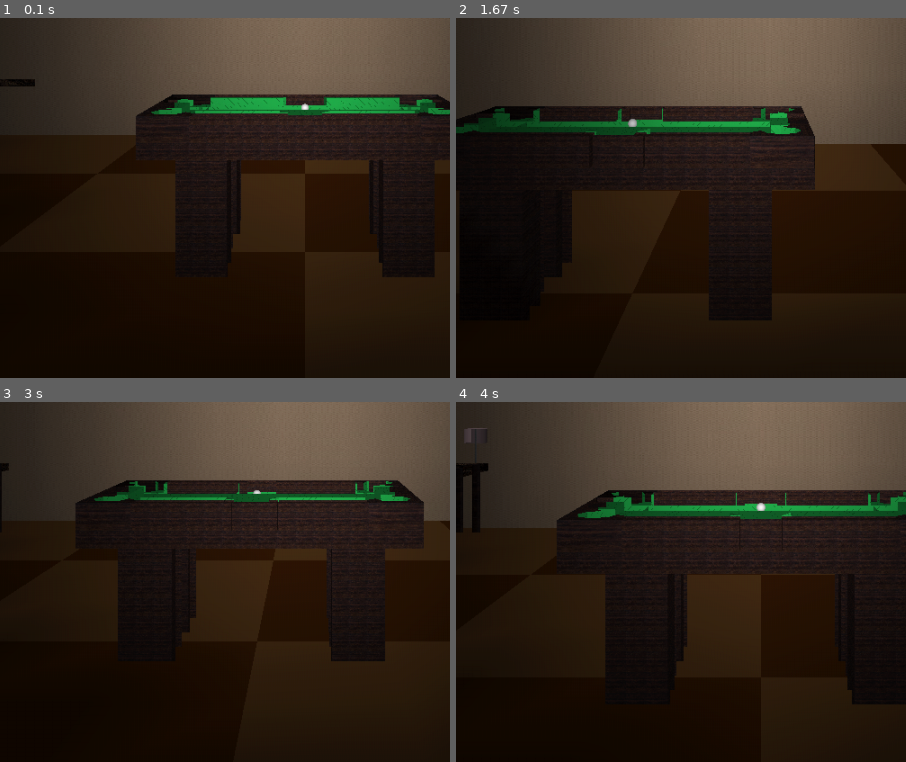
Above: before the commit, frames 1-4 (two rows, left to right).
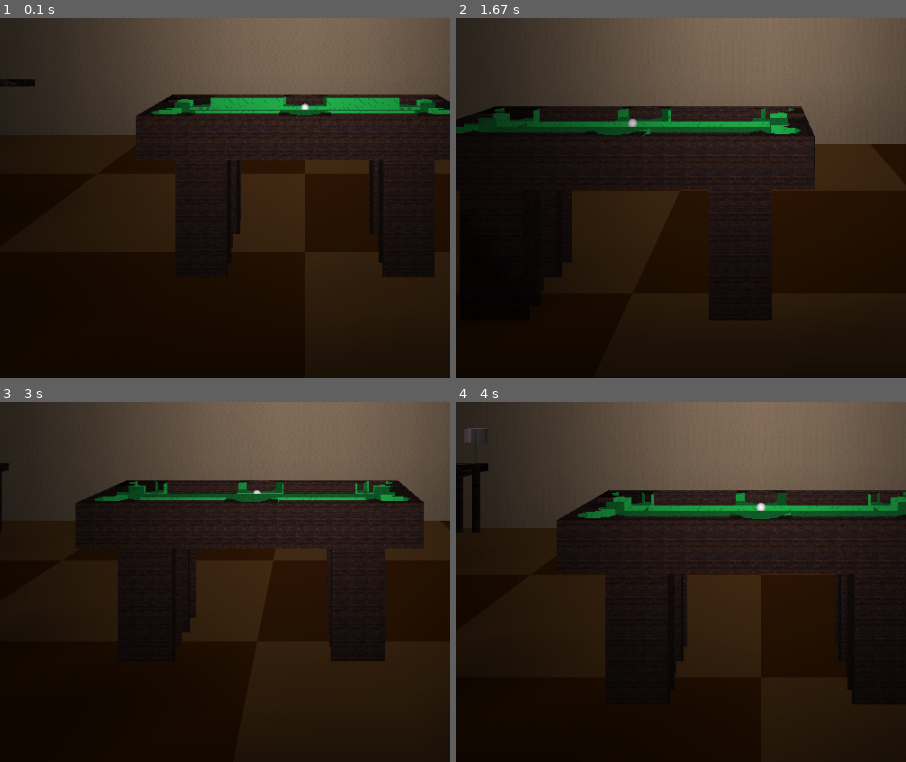
Above: after the commit, the same moments.

Repository: mikepmerritt/graphics-project-3
Game: pygame game, started from interactive_scene_pygame.py
Same seed, same stepped clock (60 frames per second), same inputs: the game is played once before the commit and once after it.
Inputs:
- Up to frame 1 (0.1 s): no input
- Up to frame 2 (1.67 s): hold D 0.33-0.8 s; hold W 0.83-1.3 s; hold D from 1.33 s (still down)
- Up to frame 3 (3 s): release D at 1.8 s; hold A 1.83-2.37 s; hold S 2.4-2.87 s; hold A from 2.9 s (still down)
- Up to frame 4 (4 s): release A at 3.37 s; hold W 3.4-3.87 s; hold D from 3.9 s (still down)
The pictures show only the part of the screen within x 16-66%, y 50-100%; the shares and areas given below are measured in that part.

The runs differ from the first frame. In frame 1, 0.1% of the frame differs, in the area x 31-99%, y 21-35%; in frame 2, 0.3%, in the area x 28-80%, y 24-41%; in frame 3, 0.2%; in frame 4, 0.3%.

Commit message:
temp progress on middles

Diff:
--- a/interactive_scene_pygame.py
+++ b/interactive_scene_pygame.py
@@ -1070,12 +1070,12 @@
     set_wood_support_material(GL_FRONT)
     draw_rect(x, y + 3.5, z, 19, 1, 10, 19, 1, 10, table_support_texture, False)
 
-    # wood legs (3 x 8 x 3)
+    # wood legs (3 x 7 x 3)
     set_wood_support_material(GL_FRONT)
-    draw_rect(x - 6, y, z - 2.5, 3, 8, 3, 3, 8, 3, table_support_texture, False)
-    draw_rect(x + 6, y, z - 2.5, 3, 8, 3, 3, 8, 3, table_support_texture, False)
-    draw_rect(x - 6, y, z + 2.5, 3, 8, 3, 3, 8, 3, table_support_texture, False)
-    draw_rect(x + 6, y, z + 2.5, 3, 8, 3, 3, 8, 3, table_support_texture, False)
+    draw_rect(x - 6, y - 0.5, z - 2.5, 3, 7, 3, 3, 7, 3, table_support_texture, False)
+    draw_rect(x + 6, y - 0.5, z - 2.5, 3, 7, 3, 3, 7, 3, table_support_texture, False)
+    draw_rect(x - 6, y - 0.5, z + 2.5, 3, 7, 3, 3, 7, 3, table_support_texture, False)
+    draw_rect(x + 6, y - 0.5, z + 2.5, 3, 7, 3, 3, 7, 3, table_support_texture, False)
 
 def draw_textured_plane(x_size, y_size, x_slices, y_slices, texture, stretch=True):
     """ Draw a textured plane of the specified dimensions on the xy-plane.
@@ -1179,6 +1179,50 @@
     # return
     glPopMatrix()
 
+# for drawing L-shaped rounded planes with upwards-facing normals
+# only use on quadrantal angles
+def draw_corner_top(start_angle, end_angle, turn_amount, corner_x, corner_z, entry_x, entry_z, exit_x, exit_z):
+    glPushMatrix()
+
+    # Enable/Disable each time or OpenGL ALWAYS expects texturing!
+    glEnable(GL_TEXTURE_2D)
+
+    glNormal3f(0, -1, 0)
+
+    glBegin(GL_TRIANGLE_FAN)
+    glTexCoord2f(corner_x, corner_z)
+    glVertex3f(corner_x, 0, corner_z)
+    glTexCoord2f(entry_x, entry_z)
+    glVertex3f(entry_x, 0, entry_z)
+
+    dtheta = turn_amount
+    theta = start_angle
+
+    while theta < end_angle:
+        vx = math.sin(theta)
+        vz = math.cos(theta)
+
+        glTexCoord2f(vx, vz)
+        glVertex3f(vx, 0, vz) # point on circle
+
+        theta += dtheta
+
+    theta = end_angle # end goal
+    vx = math.sin(theta)
+    vz = math.cos(theta)
+
+    glTexCoord2f(vx, vz)
+    glVertex3f(vx, 0, vz) # last point on circle
+
+    glTexCoord2f(exit_x, exit_z)
+    glVertex3f(exit_x, 0, exit_z)
+
+    glEnd()
+
+    glDisable(GL_TEXTURE_2D)
+
+    glPopMatrix()
+
 def draw_corner(x, y, z):
     # note: faces that would be otherwise fully included in the structure are not drawn
     # this includes stuff like the seam between the felt and wood, and so on
@@ -1201,18 +1245,24 @@
     # back
     glPushMatrix()
     glTranslate(-1.5, -0.75, 1.5)
-    draw_textured_plane(3, 1.5, 6, 4, table_support_texture)
+    draw_textured_plane(3, 1.5, 6, 4, table_support_texture, False)
     glPopMatrix()
 
     # side
     glPushMatrix()
     glTranslate(-1.5, -0.75, -1.5)
     glRotatef(-90, 0, 1, 0)
-    draw_textured_plane(3, 1.5, 6, 4, table_support_texture)
+    draw_textured_plane(3, 1.5, 6, 4, table_support_texture, False)
     glPopMatrix()
 
     # wood corner top
     glPushMatrix()
+
+    # glTranslatef(0, 0.75, 0)
+
+    # draw_corner_top(math.pi, 3 * math.pi / 2, math.pi / 4, -1.5, -1.5, 0, -1.5, -1.5, 0) # top left
+    # draw_corner_top(3 * math.pi / 2, 2 * math.pi, math.pi / 4, -1.5, 1.5, -1.5, 0, 0, 1.5) # bottom left
+    # draw_corner_top(0, math.pi / 2, math.pi / 4, 1.5, 1.5, 0, 1.5, 1.5, 0) # bottom right
 
     # Enable/Disable each time or OpenGL ALWAYS expects texturing!
     glEnable(GL_TEXTURE_2D)
@@ -1427,9 +1477,21 @@
     glTexParameteri(GL_TEXTURE_2D, GL_TEXTURE_MAG_FILTER, GL_NEAREST) # try GL_NEAREST/GL_LINEAR
     glTexParameteri(GL_TEXTURE_2D, GL_TEXTURE_MIN_FILTER, GL_NEAREST)
 
-    draw_rect(-1.25, 0, 1, 0.5, 1.5, 1, 1, 3, 2, table_support_texture, False) # left
-    draw_rect(1.25, 0, 1, 0.5, 1.5, 1, 1, 3, 2, table_support_texture, False) # right
-    draw_rect(0, 0, 1.375, 3, 1.5, 0.25, 12, 6, 4, table_support_texture, False) # back
+    # back wooden part entryway
+    glPushMatrix()
+
+    glTranslate(0, 0.75, 0.25) # offset center
+
+    draw_corner_top(3 * math.pi / 2, 2 * math.pi, math.pi / 4, -1.5, 1.25, -1.5, 0, 0, 1.25) # left
+    draw_corner_top(0, math.pi / 2, math.pi / 4, 1.5, 1.25, 0, 1.25, 1.5, 0) # right
+
+    glPopMatrix()
+
+    # wooden back panel
+    glPushMatrix()
+    glTranslate(-1.5, -0.75, 1.5)
+    draw_textured_plane(3, 1.5, 6, 4, table_support_texture, False)
+    glPopMatrix()
 
     # felt section
     set_felt_material(GL_FRONT_AND_BACK)
@@ -1441,9 +1503,7 @@
     glTexParameteri(GL_TEXTURE_2D, GL_TEXTURE_MAG_FILTER, GL_NEAREST) # try GL_NEAREST/GL_LINEAR
     glTexParameteri(GL_TEXTURE_2D, GL_TEXTURE_MIN_FILTER, GL_NEAREST)
 
-    draw_rect(-1.25, 0, 0.375, 0.5, 1.5, 0.25, 2, 6, 1, felt_texture, False) # left box
-    draw_rect(1.25, 0, 0.375, 0.5, 1.5, 0.25, 2, 6, 1, felt_texture, False) # right box
-    draw_rect(0, -0.25, -1.125, 3, 1, 0.75, 12, 4, 3, felt_texture, False) # right box
+    draw_rect(0, -0.25, -1.375, 3, 1, 0.25, 12, 4, 1, felt_texture, False) # entry box
 
     # slope in on left
     glPushMatrix()
@@ -1496,6 +1556,16 @@
     glEnd()
 
     glDisable(GL_TEXTURE_2D)
+
+    glPopMatrix()
+
+    # felt entryway
+    glPushMatrix()
+
+    glTranslate(0, 0.25, 0.25) # offset center
+
+    draw_corner_top(math.pi, 3 * math.pi / 2, math.pi / 4, -1.5, -1.5, 0, -1.5, -1.5, 0) # left
+    draw_corner_top(math.pi / 2, math.pi, math.pi / 4, 1.5, -1.5, 1.5, 0, 0, -1.5) # right
 
     glPopMatrix()
 
